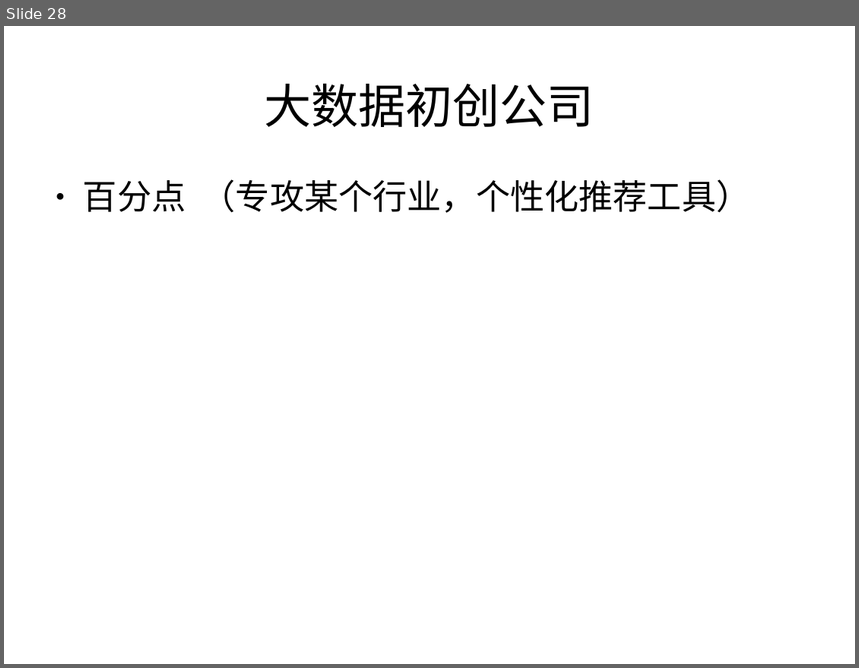
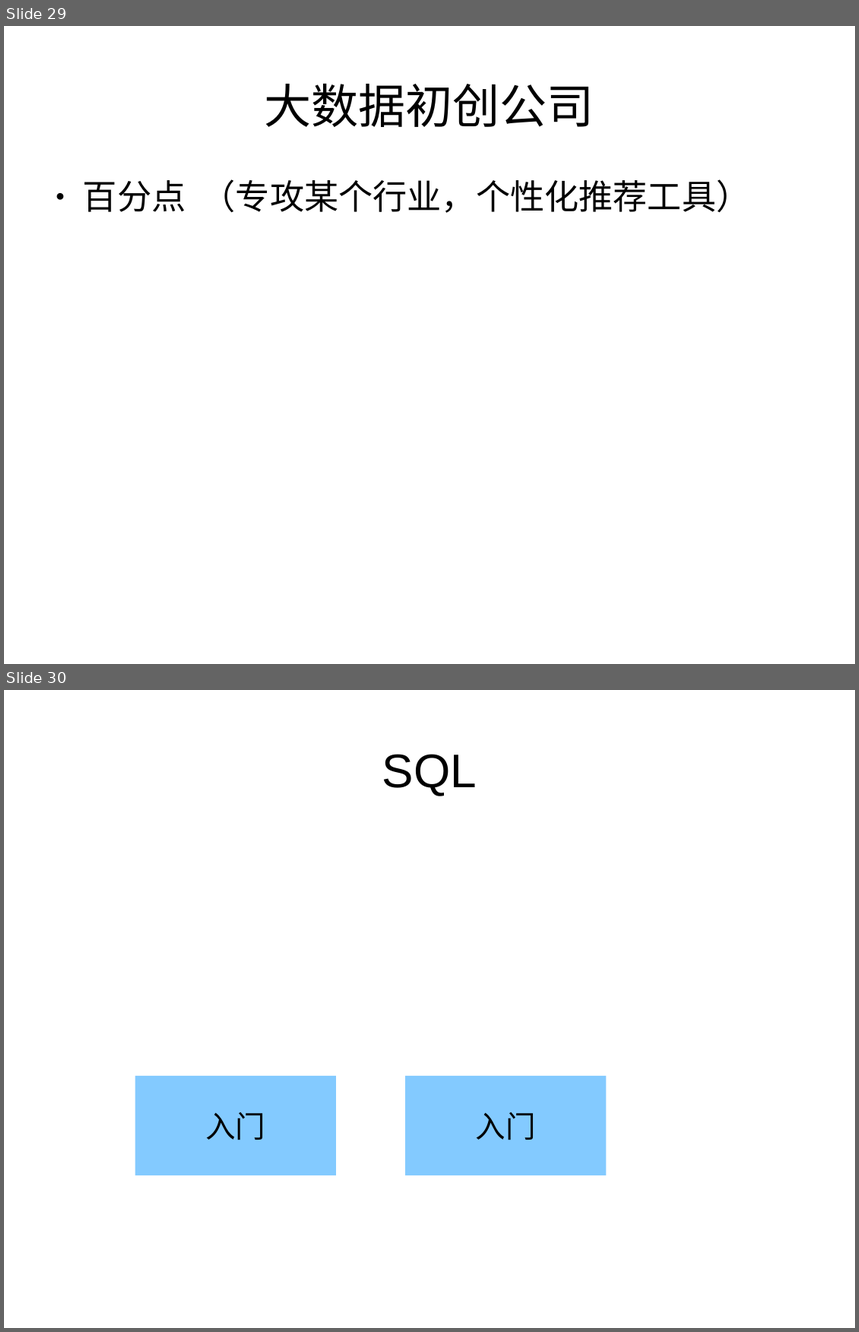
Before and after one commit to zouzhberk/Notes, a slide deck: bigdata/about-bigdata-product.odp. Shown one above the other, each under a label of ours: slide 28 before the commit, slides 29 and 30 after it. The pictures are 859x668 and 859x1332 pixels, drawn with LibreOffice and Linux fonts; fonts in the diff are those of the drawing. Boxes give left, top, right and bottom in pixels: in the first picture for what was removed or moved away, otherwise in the second. Text is boxed around its words. In the diff, an @@ line names an element or a change of style, - is before the commit and + after.

```diff
--- a/bigdata/about-bigdata-product.odp
+++ b/bigdata/about-bigdata-product.odp
@@ slide 30 added at [4,690,855,1328], background #FFFFFF @@
@@ title added at [382,754,477,796], 44 pt, text #000000 @@
+SQL
@@ rectangle added at [135,1076,336,1176], fill #83CAFF, 28 pt, text #000000 @@
+入门
@@ rectangle added at [405,1076,607,1176], fill #83CAFF, 28 pt, text #000000 @@
+入门
@@ what was slide 28 is now slide 29 @@
```
Also in this commit, not shown: 3 slides changed, 10 other slides added, 1 other file.
